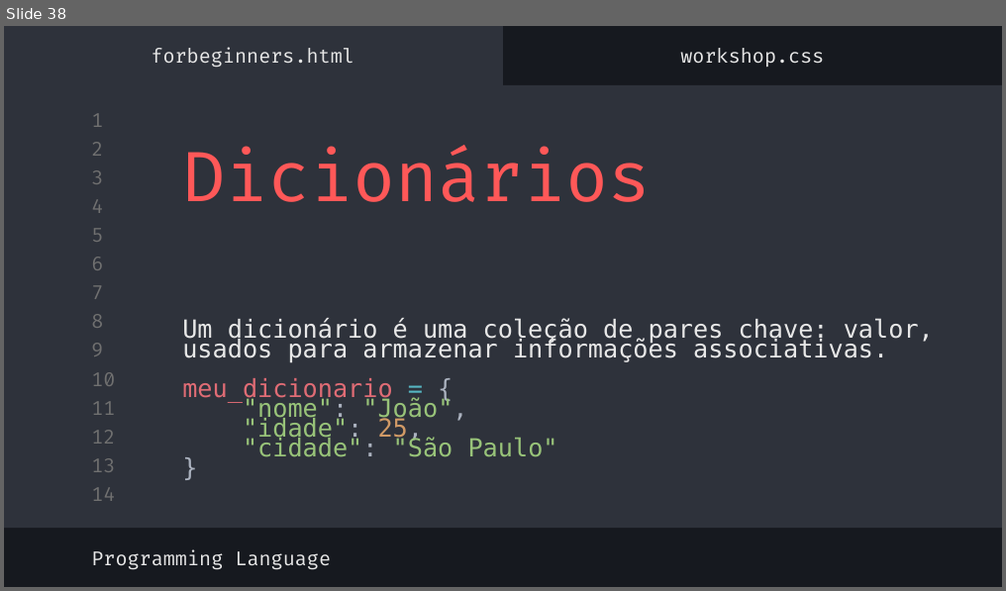
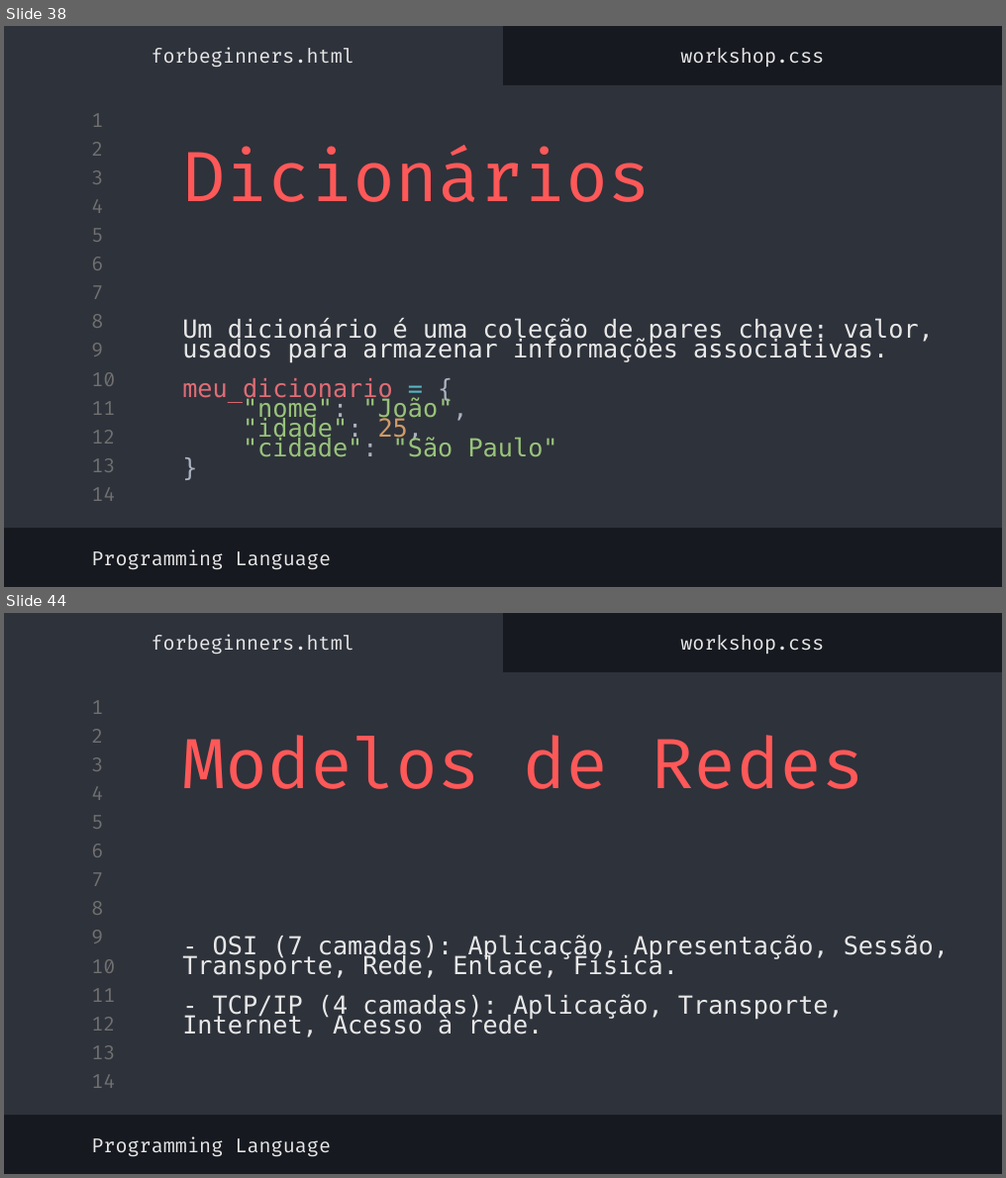
Before and after one commit to MatheusgMoreira/logica_programacao, a slide deck: lógica_de_programação.pptx. Shown one above the other, each under a label of ours: slide 38 before the commit, slides 38 and 44 after it; the slides between them are not shown. The pictures are 1006x591 and 1006x1178 pixels, drawn with LibreOffice and Linux fonts; fonts in the diff are those of the drawing. Boxes give left, top, right and bottom in pixels: in the first picture for what was removed or moved away, otherwise in the second. Text is boxed around its words. In the diff, an @@ line names an element or a change of style, - is before the commit and + after.

```diff
--- a/lógica_de_programação.pptx
+++ b/lógica_de_programação.pptx
@@ slide 44 added at <box>4,613,1002,1174</box>, background #16191F; not listed: 16 template elements that a slide beside it also shows @@
@@ subtitle added at <box>152,635,354,655</box>, 14 pt, text #E7E7E7 @@
+forbeginners.html
@@ subtitle added at <box>680,635,824,654</box>, 14 pt, text #E7E7E7 @@
+workshop.css
@@ title added at <box>182,735,864,789</box>, 50 pt, text #FF5858 @@
+Modelos de Redes
@@ title added at <box>182,935,948,1038</box>, 18 pt, text #E7E7E7 @@
+- OSI (7 camadas): Aplicação, Apresentação, Sessão, Transporte, Rede, Enlace, Física.
+- TCP/IP (4 camadas): Aplicação, Transporte, Internet, Acesso à rede.
@@ subtitle added at <box>91,1137,331,1157</box>, 14 pt, text #E7E7E7 @@
+Programming Language
```
Also in this commit, not shown: 8 other slides added.
